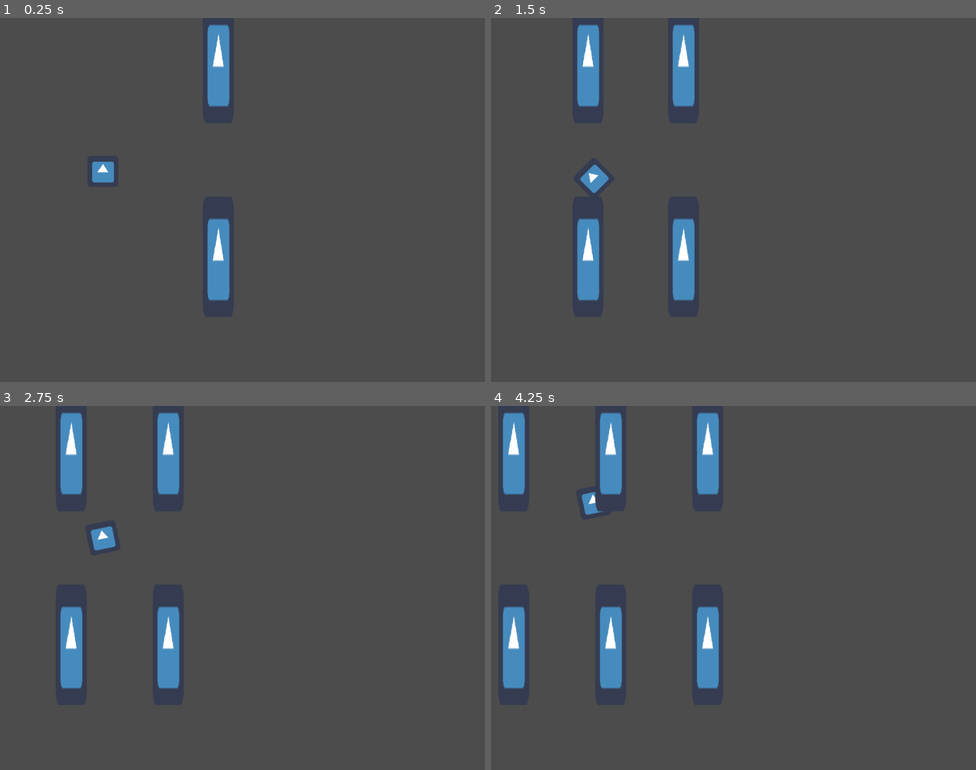
Above: before the commit, frames 1-4 (two rows, left to right).
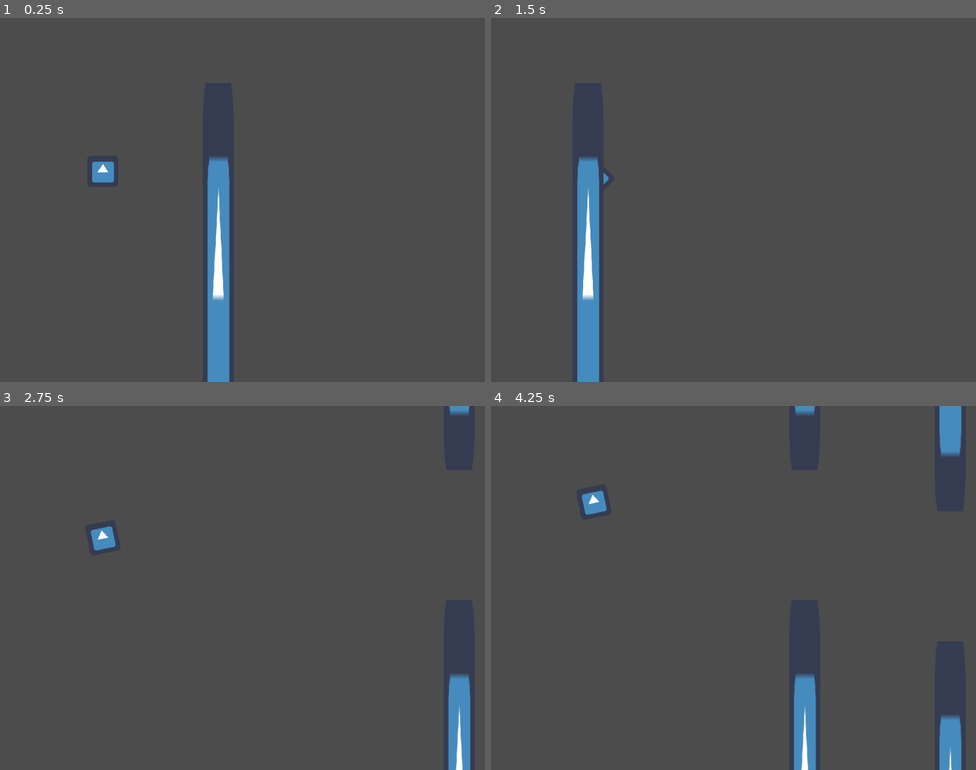
Above: after the commit, the same moments.

Repository: nathangranet/32-bit-holidays
Game: Godot game, scene res://scene/Game.tscn
The game is run twice, just before and just after one commit, with the same random seed, the same clock (stepped at 60 frames per second) and the same inputs. This scene is started directly instead of the project's main scene. The engine's default icon, where the game draws it, is replaced by a stand-in: a white triangle on a blue panel in a dark square.
Inputs:
- Up to frame 1 (0.25 s): no input
- Up to frame 2 (1.5 s): tap Space (fly) at 0.6, 1.35 s
- Up to frame 3 (2.75 s): tap Space (fly) at 2.1 s
- Up to frame 4 (4.25 s): tap Space (fly) at 2.85, 3.6 s

The runs differ from the first frame. In frame 1, 3.1% of the frame differs, in the area x 42-48%, y 1-100%; in frame 2, 5.1%; in frame 3, 5.4%; in frame 4, 8.9%, in the area x 2-97%, y 0-100%.

Commit message:
edit insane game

Diff:
--- a/project.godot
+++ b/project.godot
@@ -14,6 +14,11 @@
 run/main_scene="res://Node2D.tscn"
 config/icon="res://icon.png"
 
+[display]
+
+window/size/width=1000
+window/size/height=750
+
 [input]
 
 fly={
@@ -26,10 +31,6 @@
 
 2d_physics/layer_1="bird"
 2d_physics/layer_2="pipe"
-[display]
-
-window/size/width=1000
-window/size/height=750
 
 [rendering]
 
--- a/scene/Game.gd
+++ b/scene/Game.gd
@@ -4,6 +4,7 @@
 
 
 func _ready():
+	randomize()
 	var pipe = PIPE_CLASS.instance()
 	pipe.position = Vector2(500, 0)
 	self.add_child(pipe)
@@ -14,6 +15,7 @@
 
 
 func _on_SpawnWallTimer_timeout():
+	var y = rand_range(-200, 200) + 375
 	var pipe = PIPE_CLASS.instance()
-	pipe.position = Vector2(500, 0)
+	pipe.position = Vector2(1200, y)
 	self.add_child(pipe)
--- a/scene/Game.tscn
+++ b/scene/Game.tscn
@@ -10,6 +10,7 @@
 position = Vector2( 212, 300 )
 
 [node name="SpawnWallTimer" type="Timer" parent="."]
+wait_time = 1.5
 autostart = true
 
 [connection signal="timeout" from="SpawnWallTimer" to="." method="_on_SpawnWallTimer_timeout"]
--- a/scene/Pipe.tscn
+++ b/scene/Pipe.tscn
@@ -4,25 +4,26 @@
 [ext_resource path="res://scene/Pipe.gd" type="Script" id=2]
 
 [sub_resource type="RectangleShape2D" id=1]
-extents = Vector2( 31.9891, 122.118 )
+extents = Vector2( 29.1503, 404.246 )
 
 [node name="Pipe" type="Area2D"]
+collision_layer = 2
 script = ExtResource( 2 )
 
-[node name="Sprite" type="Sprite" parent="."]
-position = Vector2( 0, 92.3835 )
-scale = Vector2( 1, 3.88698 )
+[node name="Sprite3" type="Sprite" parent="."]
+position = Vector2( 0, 550 )
+scale = Vector2( 1, 12.9974 )
 texture = ExtResource( 1 )
 
-[node name="Sprite2" type="Sprite" parent="."]
-position = Vector2( 0, 491.98 )
-scale = Vector2( 1, 3.88698 )
+[node name="Sprite4" type="Sprite" parent="."]
+position = Vector2( 0, -550 )
+scale = Vector2( 1, 12.9974 )
 texture = ExtResource( 1 )
 
 [node name="CollisionShape2D" type="CollisionShape2D" parent="."]
-position = Vector2( 0, 92.863 )
+position = Vector2( 0, -550 )
 shape = SubResource( 1 )
 
 [node name="CollisionShape2D2" type="CollisionShape2D" parent="."]
-position = Vector2( 1.5874, 492.094 )
+position = Vector2( 0, 550 )
 shape = SubResource( 1 )
--- a/scene/Player.tscn
+++ b/scene/Player.tscn
@@ -7,6 +7,7 @@
 extents = Vector2( 31.625, 31 )
 
 [node name="Player" type="Area2D"]
+collision_mask = 3
 script = ExtResource( 2 )
 
 [node name="Sprite" type="Sprite" parent="."]
@@ -18,4 +19,5 @@
 [node name="RotationBeginTimout" type="Timer" parent="."]
 wait_time = 0.5
 
+[connection signal="area_entered" from="." to="." method="_on_Bird_area_entered"]
 [connection signal="timeout" from="RotationBeginTimout" to="." method="_on_RotationBeginTimout_timeout"]
